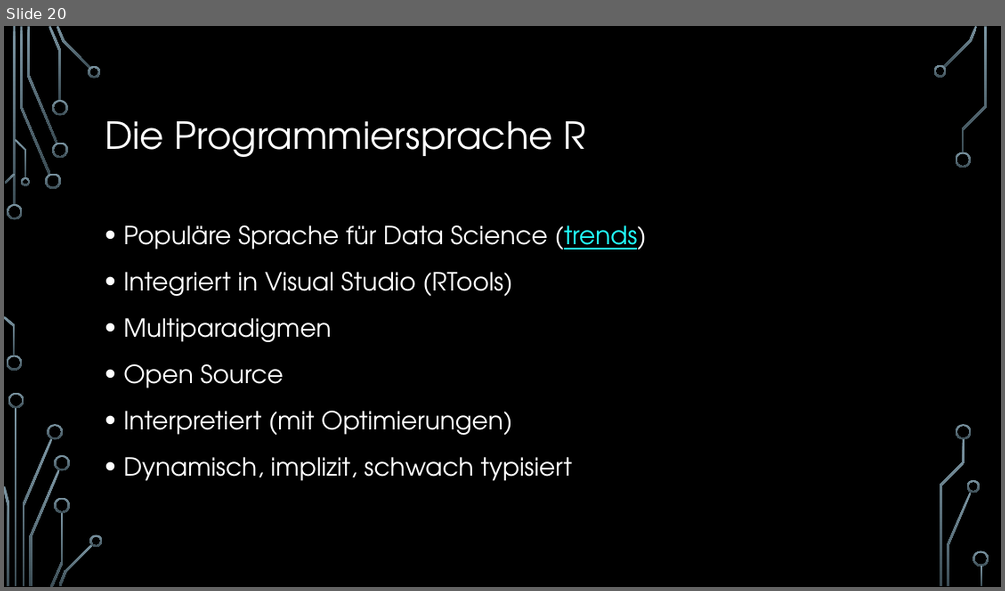
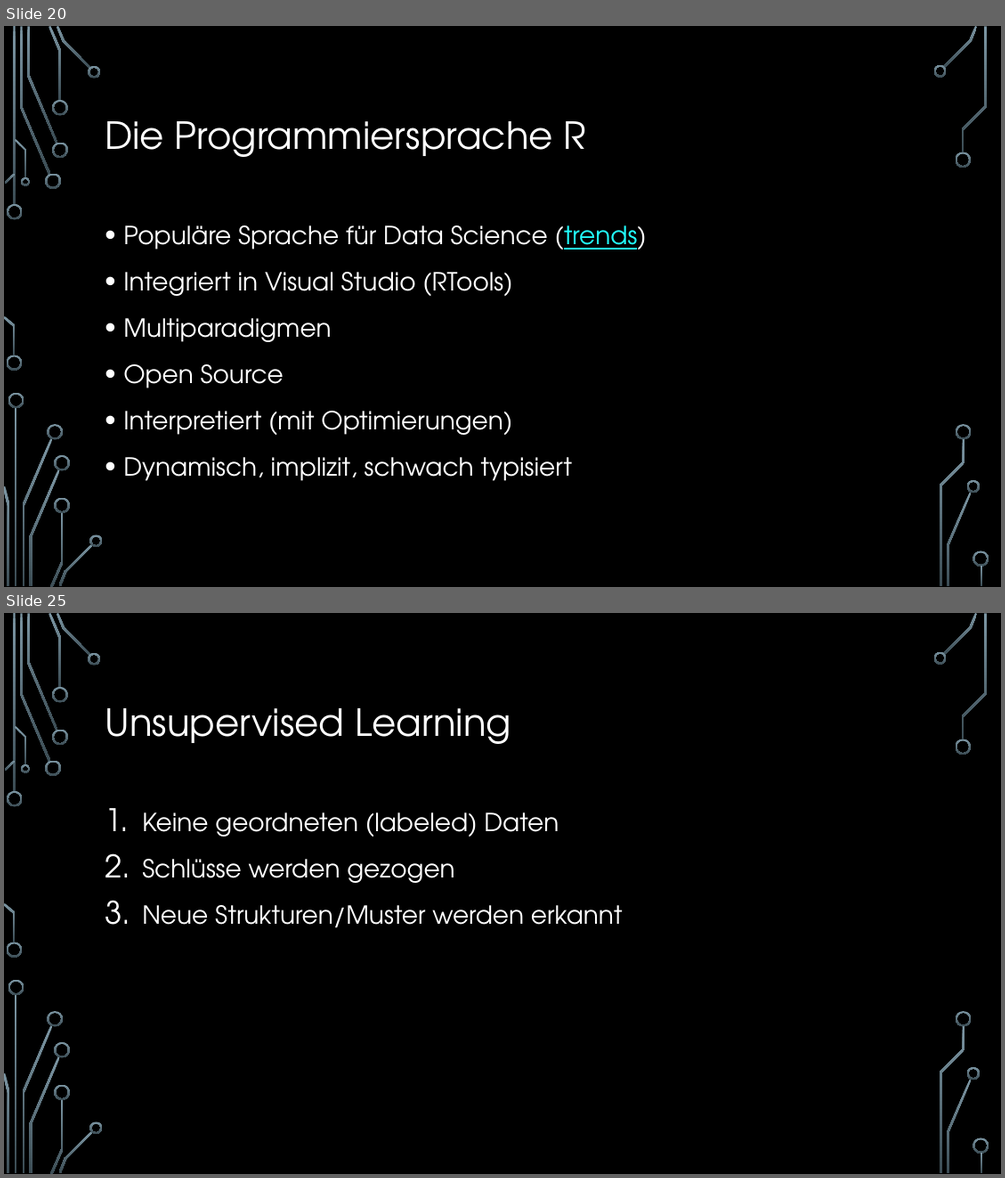
Before and after one commit to hacpro/introduction-machine-learning, a slide deck: presentation.pptx. Shown one above the other, each under a label of ours: slide 20 before the commit, slides 20 and 25 after it; the slides between them are not shown. The pictures are 1005x591 and 1005x1178 pixels, drawn with LibreOffice and Linux fonts; fonts in the diff are those of the drawing; background and template pictures are left out. Boxes give left, top, right and bottom in pixels: in the first picture for what was removed or moved away, otherwise in the second. Text is boxed around its words. In the diff, an @@ line names an element or a change of style, - is before the commit and + after.

```diff
--- a/presentation.pptx
+++ b/presentation.pptx
@@ slide 25 added at <box>4,613,1001,1174</box>, background picture (left out); not listed: 36 template elements that a slide beside it also shows @@
@@ title added at <box>105,708,511,744</box>, 36 pt, text #FFFFFF @@
+Unsupervised Learning
@@ text added at <box>142,812,623,928</box>, 24 pt, text #FFFFFF @@
+1. Keine geordneten (labeled) Daten
+2. Schlüsse werden gezogen
+3. Neue Strukturen/Muster werden erkannt
```
Also in this commit, not shown: 3 slides changed, 6 other slides added, 3 other files.
